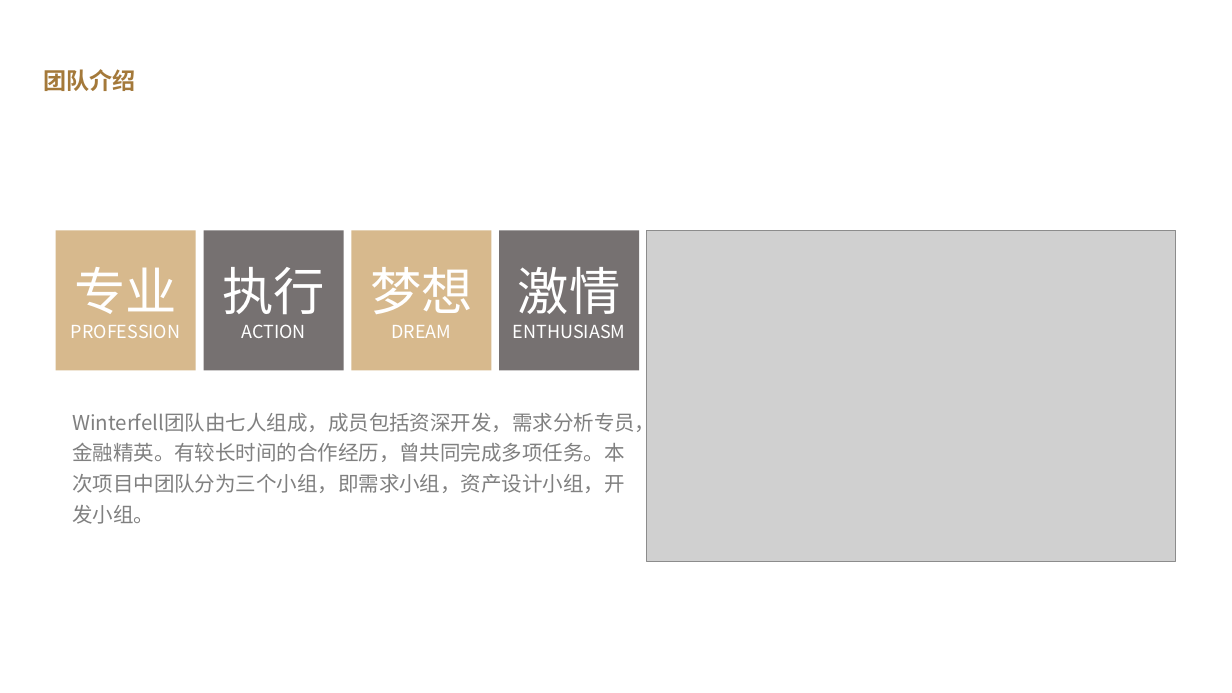
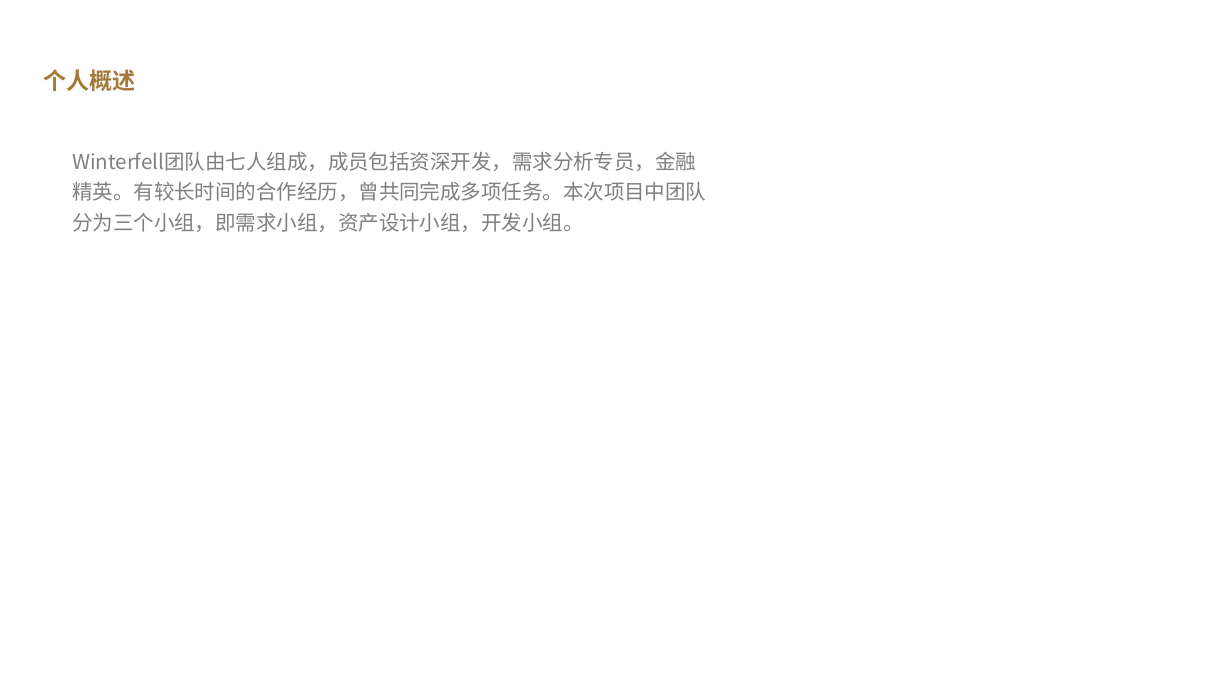
Before and after one commit to Gnnnn/Graduation-project, a slide deck: slide 3 of 答辩演示/肖晓珂14123112.pptx (slide 4 before the commit). Drawn at 1232x693 pixels with LibreOffice and Linux fonts; fonts in the diff are those of the drawing; grey boxes stand for pictures; background and template pictures are left out. Boxes give left, top, right and bottom in pixels: in the first picture for what was removed or moved away, otherwise in the second. Text is boxed around its words. In the diff, an @@ line names an element or a change of style, - is before the commit and + after.

Commit message:
ppt

```diff
--- a/答辩演示/肖晓珂14123112.pptx
+++ b/答辩演示/肖晓珂14123112.pptx
@@ text at <box>43,69,135,91</box>: text changed @@
-团队介绍
+个人概述
@@ text "Winterfell团队由七人组成，成员包括资深开发，需求分析专员，金融精英。有较长时间的合作经历，曾共同完成多项任务。 ..." rewrapped from <box>72,409,655,524</box> to <box>72,152,706,232</box> @@
@@ rectangle removed at <box>55,230,196,371</box> @@
-专业
-PROFESSION
@@ rectangle removed at <box>203,230,344,371</box> @@
-执行ACTION
@@ rectangle removed at <box>351,230,492,371</box> @@
-梦想
-DREAM
@@ rectangle removed at <box>499,230,640,371</box> @@
-激情ENTHUSIASM
@@ picture removed at <box>647,230,1177,561</box> @@
```
Also in this commit, not shown: 4 other slides changed, 3 slides added, 2 slides removed, 17 other files.
